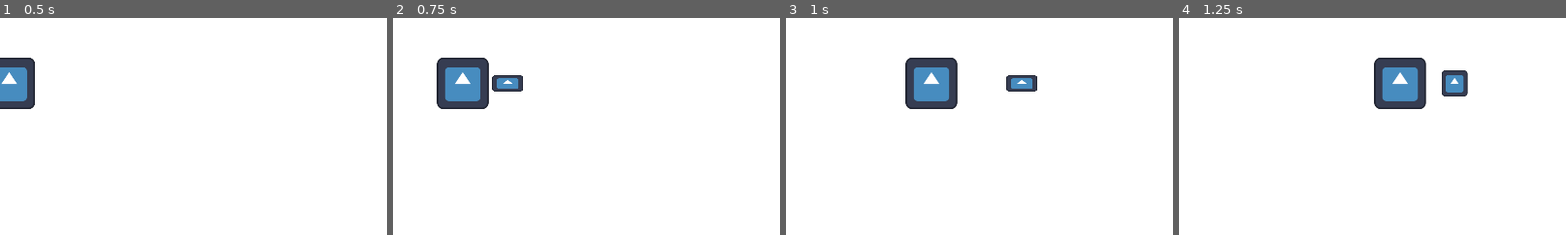
Above: before the commit, frames 1-4 (left to right).
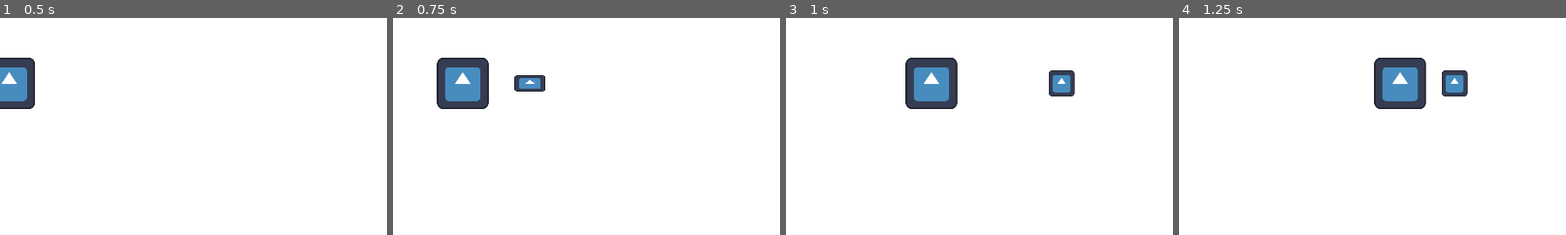
Above: after the commit, the same moments.

Repository: webermael/Informatikprojekt
Game: Godot game, scene res://Game.tscn
Same seed, same stepped clock (60 frames per second), same inputs: the game is played once before the commit and once after it. The engine's default icon, where the game draws it, is replaced by a stand-in: a white triangle on a blue panel in a dark square.
Inputs:
- Up to frame 1 (0.5 s): no input
- Up to frame 2 (0.75 s): tap Enter at 0.5 s; hold Right (ui_right) from 0.53 s (still down); hold Z (ui_ranged_attack) from 0.53 s (still down)
- Up to frame 3 (1 s): keep holding Right (ui_right); keep holding Z (ui_ranged_attack)
- Up to frame 4 (1.25 s): keep holding Right (ui_right); keep holding Z (ui_ranged_attack)
The pictures show only the part of the screen within x 49-99%, y 35-85%; the shares and areas given below are measured in that part.

Frame 1 is identical in both runs. In frame 2, 0.9% of the frame differs, in the area x 25-40%, y 26-34%; in frame 3, 1.4%, in the area x 56-75%, y 24-37%; in frame 4, nothing differs.

Commit message:
changed bullet speed/distance

Diff:
--- a/Player/weapons/Bullet/Bullet.gd
+++ b/Player/weapons/Bullet/Bullet.gd
@@ -1,6 +1,6 @@
 extends Area2D
 
-const SPEED = 1200
+const SPEED = 1500
 const MAX_DISTANCE = 600
 var damage = 2
 var distance_traveled = 0
